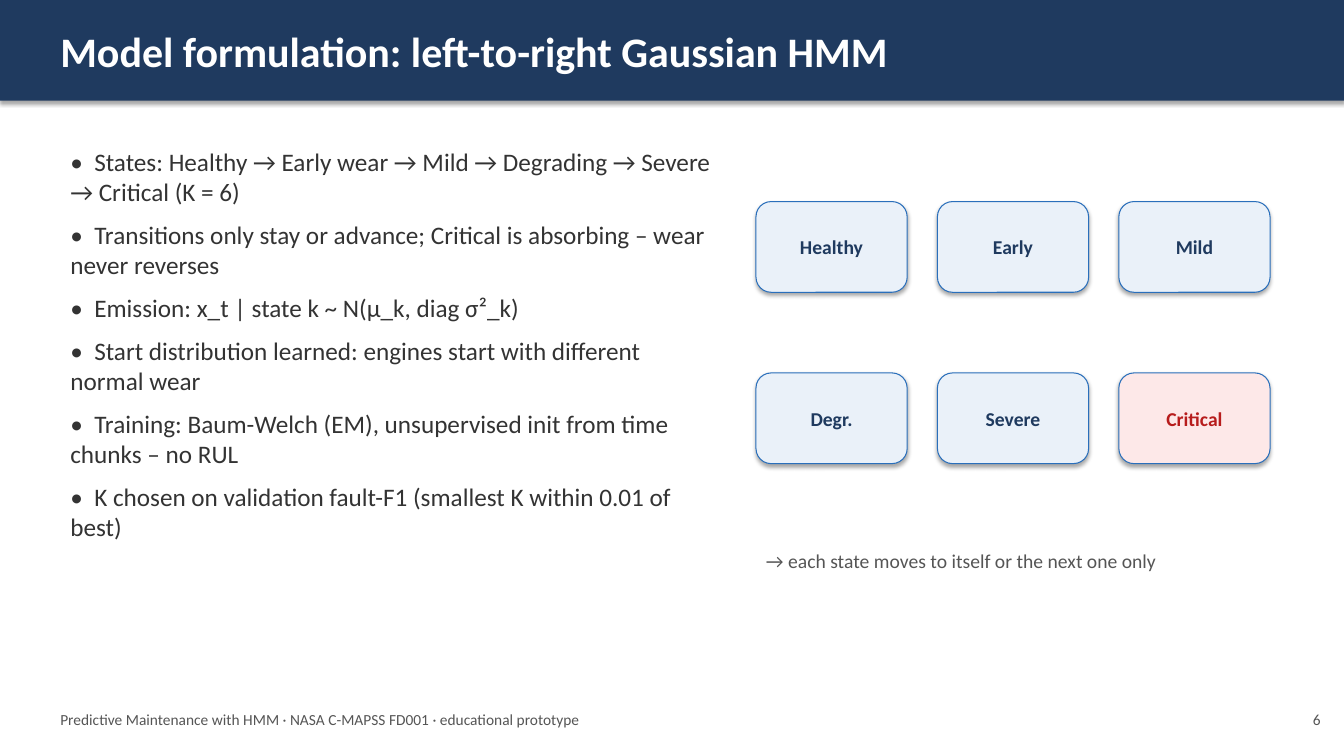
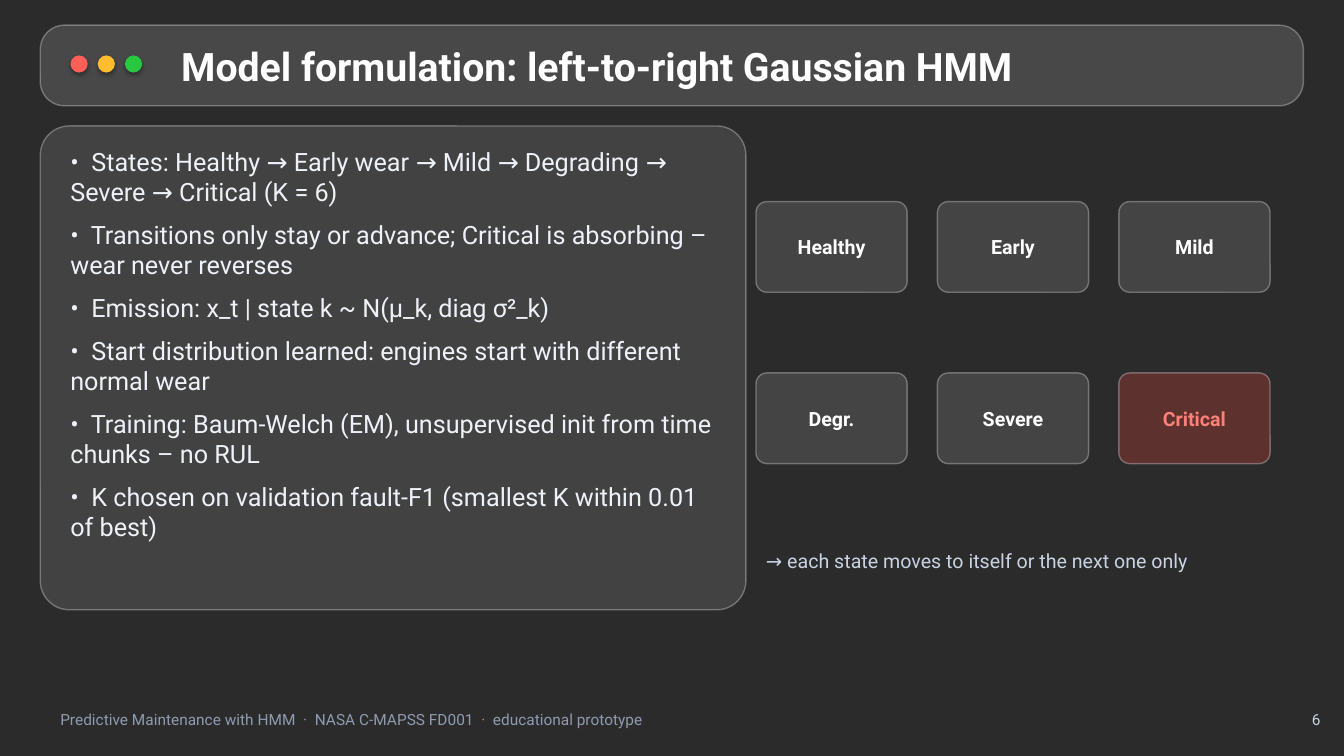
Before and after one commit to Ishita09-prog/predictive-maintenance-hmm, a slide deck: slide 6 of reports/Presentation.pptx. Drawn at 1344x756 pixels with LibreOffice and Linux fonts; fonts in the diff are those of the drawing; background and template pictures are left out; a plain dark background stands for a picture behind light text. Boxes give left, top, right and bottom in pixels: in the first picture for what was removed or moved away, otherwise in the second. Text is boxed around its words. In the diff, an @@ line names an element or a change of style, - is before the commit and + after.

```diff
--- a/reports/Presentation.pptx
+++ b/reports/Presentation.pptx
@@ background #FFFFFF to picture (left out) @@
@@ rectangle removed at bbox=[0, 0, 1344, 101] @@
@@ rounded rectangle added at bbox=[40, 25, 1304, 106], fill #FFFFFF at 14% opacity, outline #FFFFFF 1 pt @@
@@ ellipse added at bbox=[71, 55, 88, 73], fill #FF5F57 @@
@@ ellipse added at bbox=[98, 55, 115, 73], fill #FEBC2E @@
@@ ellipse added at bbox=[125, 55, 142, 73], fill #28C840 @@
@@ text "Model formulation: left-to-right Gaussian HMM": place and size @@
-text "Model formulation: left-to-right Gaussian HMM" at bbox=[60, 37, 888, 74]
+text "Model formulation: left-to-right Gaussian HMM" at bbox=[181, 51, 1012, 89]
@@ text "Model formulation: left-to-right Gaussian HMM" at bbox=[181, 51, 1012, 89]: size 30 to 28 pt, font Calibri to Roboto @@
@@ rounded rectangle added at bbox=[40, 126, 746, 610], fill #FFFFFF at 11% opacity, outline #FFFFFF 1 pt @@
@@ text "• States: Healthy → Early ..." at bbox=[70, 152, 711, 542]: font Calibri to Roboto, text colour #333333 to #EEF2F8 @@
@@ font Calibri to Roboto, text colour #1F3A5F to #FFFFFF; fill #EAF1F9 to #FFFFFF at 12% opacity; outline #2A6FBB 0.75 pt to #FFFFFF 1 pt; shadow off; proportions changed in 5 elements at bbox=[756, 202, 907, 292], bbox=[938, 202, 1089, 292], bbox=[1119, 202, 1270, 292], bbox=[756, 373, 907, 464], bbox=[938, 373, 1089, 464] @@
@@ rounded rectangle "Critical" at bbox=[1119, 373, 1270, 464]: font Calibri to Roboto, text colour #B71C1C to #FF8078; fill #FDE8E8 to #FF453A at 24% opacity; outline #2A6FBB 0.75 pt to #FFFFFF 1 pt; shadow off; proportions changed @@
@@ text "→ each state moves to ..." at bbox=[787, 553, 1187, 572]: font Calibri to Roboto, text colour #555555 to #C9D3E3 @@
@@ text "Predictive Maintenance with HMM · ..." at bbox=[60, 713, 642, 728]: font Calibri to Roboto, text colour #555555 to #8F9BB0 @@
@@ text "6" at bbox=[1312, 714, 1321, 725]: font Calibri to Roboto, text colour #555555 to #C9D3E3 @@
```
Also in this commit, not shown: 13 other slides changed, 4 other files.
